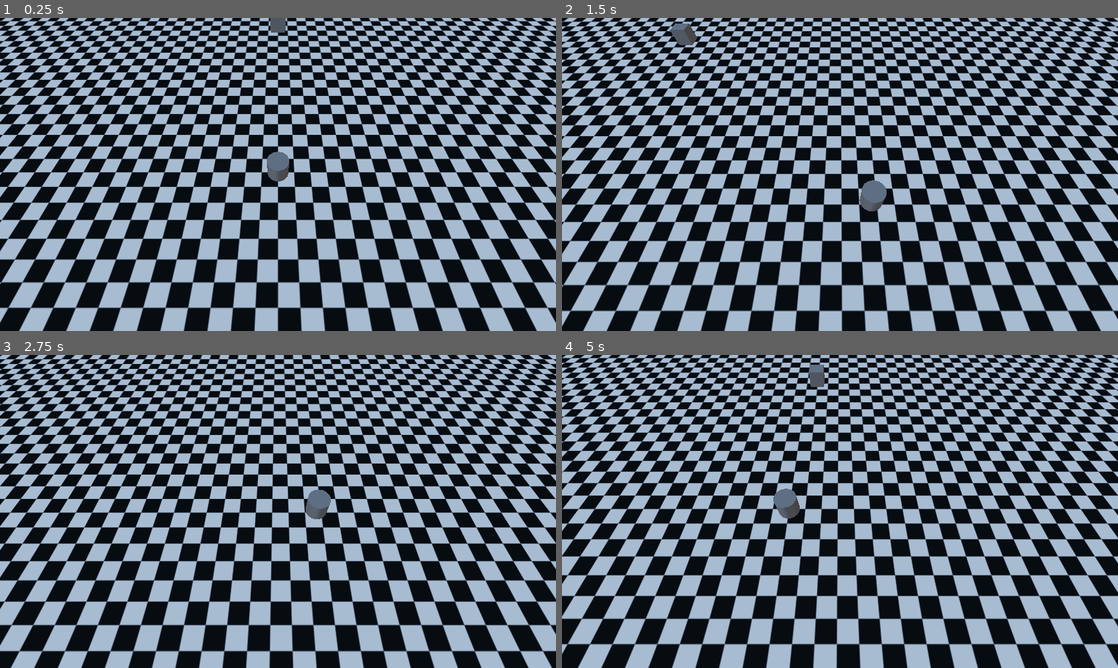
Above: before the commit, frames 1-4 (two rows, left to right).
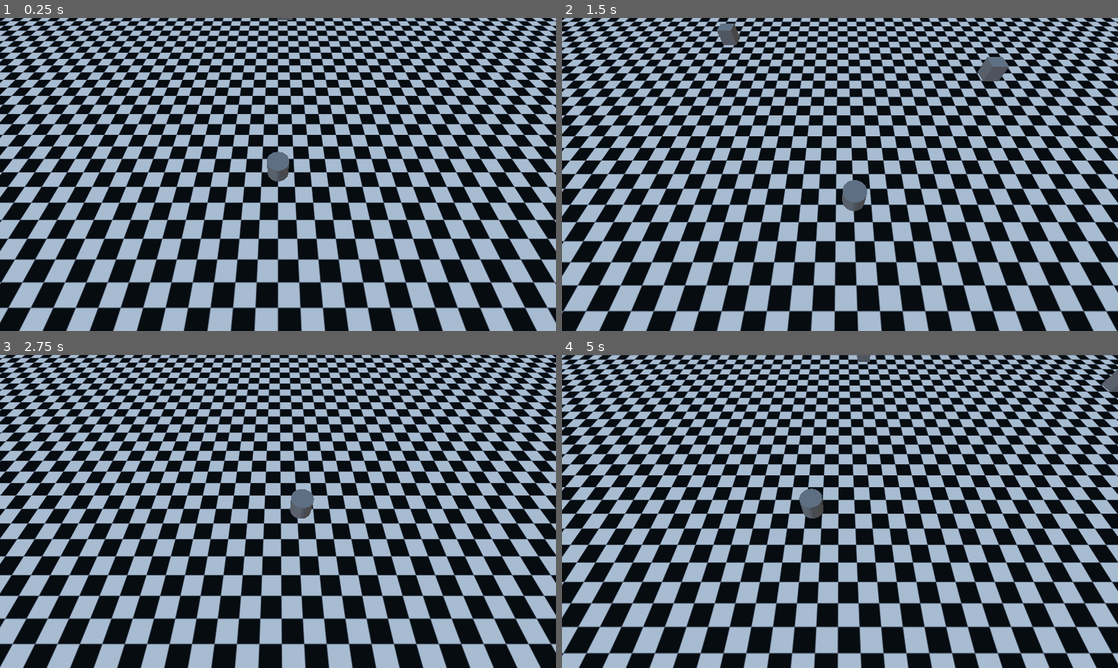
Above: after the commit, the same moments.

Repository: 0rbios/Haunted-Housekeeping
Game: Godot game, scene res://Temp/debug.tscn
Two runs of this game, one before a commit and one after it. Both use one fixed random seed, a clock stepped at 60 frames per second and the inputs below.
Inputs:
- Up to frame 1 (0.25 s): no input
- Up to frame 2 (1.5 s): tap Enter (ui_accept) at 0.5, 0.77, 1.07 s; hold Right (ui_right) 0.53-1.28 s; tap Home (ui_home) at 0.6 s; tap Space (Dash, bound only after the commit) at 0.8, 1.35 s; hold Down (ui_down) from 1.28 s (still down)
- Up to frame 3 (2.75 s): tap Enter (ui_accept) at 1.52, 1.82, 2.3 s; tap E (Interact, bound only after the commit) at 1.55, 2.1 s; release Down (ui_down) at 2.03 s; hold Right (ui_right) from 2.03 s (still down)
- Up to frame 4 (5 s): release Right (ui_right) at 2.78 s; hold Up (ui_up) 2.78-3.53 s; tap Enter (ui_accept) at 2.85, 3.02, 3.32, 3.77, 4.07, 4.52, 4.82 s; tap Home (ui_home) at 3.05, 3.6 s; hold Left (ui_left) from 3.53 s (still down); tap Space (Dash, bound only after the commit) at 3.8, 4.35 s; tap E (Interact, bound only after the commit) at 4.55 s

The runs differ from the first frame. In frame 1, 0.1% of the frame differs, in the area x 48-53%, y 0-5%; in frame 2, 40%; in frame 3, 58%; in frame 4, 75%, in the area x 0-100%, y 0-100%.

Commit message:
Adjusted Pickup Interaction Overlap - Updated Controls - Dashing Drops Held Items

Diff:
--- /dev/null
+++ b/Objects/Global.gd
@@ -0,0 +1,4 @@
+extends Node
+
+var playerCarry = false
+var playerHovering = false
--- a/Objects/Pickups/Script/pickup.gd
+++ b/Objects/Pickups/Script/pickup.gd
@@ -11,21 +11,29 @@
 		self.freeze = false
 		$Hitbox.disabled = false
 
-	if Input.is_action_just_pressed("ui_home"):
+	if Input.is_action_just_pressed("Interact"):
 		if canPickup:
 			isCarried = true
 		elif isCarried:
 			isCarried = false
+			canPickup = true
 			self.position = Vector3($"../Player".position.x, $"../Player".position.y, $"../Player".position.z)
+
+	if $"../Player".dashing and isCarried:
+		isCarried = false
+		canPickup = true
+		self.position = Vector3($"../Player".position.x, $"../Player".position.y, $"../Player".position.z)
 
 	if isCarried:
 		canPickup = false
 		self.position = Vector3($"../Player".position.x, $"../Player".position.y + 1, $"../Player".position.z)
 
 func _collision_enter(body: Node3D):
-	if body.is_in_group("player"):
+	if body.is_in_group("player") and global.playerHovering == false:
+		global.playerHovering = true
 		canPickup = true
 
 func _collision_exit(body: Node3D):
+	global.playerHovering = false
 	if body.is_in_group("player"):
 		canPickup = false
--- a/Objects/Pickups/pickup.tscn
+++ b/Objects/Pickups/pickup.tscn
@@ -5,6 +5,9 @@
 [sub_resource type="BoxShape3D" id="BoxShape3D_rfk7t"]
 
 [sub_resource type="BoxMesh" id="BoxMesh_l2ofb"]
+
+[sub_resource type="BoxShape3D" id="BoxShape3D_7kwjt"]
+size = Vector3(0.1, 1, 0.1)
 
 [node name="Object" type="RigidBody3D" unique_id=203089754]
 linear_velocity = Vector3(0, 0.1, 0)
@@ -19,7 +22,7 @@
 [node name="Pickup Box" type="Area3D" parent="." unique_id=286331205]
 
 [node name="Hitbox" type="CollisionShape3D" parent="Pickup Box" unique_id=1258640100]
-shape = SubResource("BoxShape3D_rfk7t")
+shape = SubResource("BoxShape3D_7kwjt")
 
 [connection signal="body_entered" from="Pickup Box" to="." method="_collision_enter"]
 [connection signal="body_exited" from="Pickup Box" to="." method="_collision_exit"]
--- a/Objects/Player/Scripts/player_movement.gd
+++ b/Objects/Player/Scripts/player_movement.gd
@@ -13,39 +13,39 @@
 
 func _physics_process(_delta):
 	if dashing == false:
-		if Input.is_action_just_pressed("ui_left"):
+		if Input.is_action_just_pressed("Left"):
 			horizontal = -1
-		elif horizontal == -1 and Input.is_action_just_released("ui_left"):
-			if Input.is_action_pressed("ui_right"):
+		elif horizontal == -1 and Input.is_action_just_released("Left"):
+			if Input.is_action_pressed("Right"):
 				horizontal = 1
 			else:
 				horizontal = 0
 
-		if Input.is_action_just_pressed("ui_right"):
+		if Input.is_action_just_pressed("Right"):
 			horizontal = 1
-		elif horizontal == 1 and Input.is_action_just_released("ui_right"):
-			if Input.is_action_pressed("ui_left"):
+		elif horizontal == 1 and Input.is_action_just_released("Right"):
+			if Input.is_action_pressed("Left"):
 				horizontal = -1
 			else:
 				horizontal = 0
 
-		if Input.is_action_just_pressed("ui_down"):
+		if Input.is_action_just_pressed("Down"):
 			long = 1
-		elif long == 1 and Input.is_action_just_released("ui_down"):
-			if Input.is_action_pressed("ui_down"):
+		elif long == 1 and Input.is_action_just_released("Down"):
+			if Input.is_action_pressed("Up"):
 				long = -1
 			else:
 				long = 0
 
-		if Input.is_action_just_pressed("ui_up"):
+		if Input.is_action_just_pressed("Up"):
 			long = -1
-		elif long == -1 and Input.is_action_just_released("ui_up"):
-			if Input.is_action_pressed("ui_up"):
+		elif long == -1 and Input.is_action_just_released("Up"):
+			if Input.is_action_pressed("Down"):
 				long = 1
 			else:
 				long = 0
 
-		if Input.is_action_just_pressed("ui_accept") and velocity != Vector3(0, 0, 0):
+		if Input.is_action_just_pressed("Dash") and velocity != Vector3(0, 0, 0):
 			speed = 330
 			dashing = true
 			$"Dash Timer".start()
@@ -60,40 +60,40 @@
 func _dash_complete():
 	speed = 110
 
-	if horizontal == -1 and !Input.is_action_pressed("ui_left"):
-		if Input.is_action_pressed("ui_right"):
+	if horizontal == -1 and !Input.is_action_pressed("Left"):
+		if Input.is_action_pressed("Right"):
 			horizontal = 1
 		else:
 			horizontal = 0
 
-	if horizontal == 1 and !Input.is_action_pressed("ui_right"):
-		if Input.is_action_pressed("ui_left"):
+	if horizontal == 1 and !Input.is_action_pressed("Right"):
+		if Input.is_action_pressed("Left"):
 			horizontal = -1
 		else:
 			horizontal = 0
 
-	if long == 1 and !Input.is_action_pressed("ui_down"):
-		if Input.is_action_pressed("ui_down"):
+	if long == 1 and !Input.is_action_pressed("Down"):
+		if Input.is_action_pressed("Up"):
 			long = -1
 		else:
 			long = 0
 
-	if long == -1 and !Input.is_action_pressed("ui_up"):
-		if Input.is_action_pressed("ui_up"):
+	if long == -1 and !Input.is_action_pressed("Up"):
+		if Input.is_action_pressed("Down"):
 			long = 1
 		else:
 			long = 0
 
 	if horizontal == 0:
-		if Input.is_action_pressed("ui_left"):
+		if Input.is_action_pressed("Left"):
 			horizontal = -1
-		if Input.is_action_pressed("ui_right"):
+		if Input.is_action_pressed("Right"):
 			horizontal = 1
 
 	if long == 0:
-		if Input.is_action_pressed("ui_up"):
+		if Input.is_action_pressed("Up"):
 			long = -1
-		if Input.is_action_pressed("ui_down"):
+		if Input.is_action_pressed("Down"):
 			long = 1
 
 	dashing = false
--- a/Temp/debug.tscn
+++ b/Temp/debug.tscn
@@ -26,9 +26,13 @@
 
 [node name="Player" parent="." unique_id=607617953 instance=ExtResource("2_rdi1l")]
 transform = Transform3D(1, 0, 0, 0, 1, 0, 0, 0, 1, 0, 0.5, 0)
+linear_damp = 13.0
 
 [node name="Camera" type="Camera3D" parent="Player" unique_id=21355786]
 transform = Transform3D(1, 0, 0, 0, 0.49999997, 0.86602545, 0, -0.86602545, 0.49999997, 0, 8, 5)
 
 [node name="Object" parent="." unique_id=194550230 instance=ExtResource("3_rdi1l")]
-transform = Transform3D(1, 0, 0, 0, 1, 0, 0, 0, 1, 0, 2, -11)
+transform = Transform3D(1, 0, 0, 0, 1, 0, 0, 0, 1, 0.46212244, 2.731835, -11)
+
+[node name="Object2" parent="." unique_id=203089754 instance=ExtResource("3_rdi1l")]
+transform = Transform3D(1, 0, 0, 0, 1, 0, 0, 0, 1, 18.570656, 4.685247, -6.6874313)
--- a/project.godot
+++ b/project.godot
@@ -15,6 +15,10 @@
 run/main_scene="uid://12wfu2blar8s"
 config/features=PackedStringArray("4.6", "Forward Plus")
 
+[autoload]
+
+global="*uid://b0jlbmaxwcwrn"
+
 [display]
 
 window/size/viewport_width=1280
@@ -25,6 +29,49 @@
 
 player=""
 
+[input]
+
+Up={
+"deadzone": 0.2,
+"events": [Object(InputEventJoypadMotion,"resource_local_to_scene":false,"resource_name":"","device":-1,"axis":1,"axis_value":-1.0,"script":null)
+, Object(InputEventKey,"resource_local_to_scene":false,"resource_name":"","device":-1,"window_id":0,"alt_pressed":false,"shift_pressed":false,"ctrl_pressed":false,"meta_pressed":false,"pressed":false,"keycode":0,"physical_keycode":87,"key_label":0,"unicode":119,"location":0,"echo":false,"script":null)
+, Object(InputEventKey,"resource_local_to_scene":false,"resource_name":"","device":-1,"window_id":0,"alt_pressed":false,"shift_pressed":false,"ctrl_pressed":false,"meta_pressed":false,"pressed":false,"keycode":0,"physical_keycode":4194320,"key_label":0,"unicode":0,"location":0,"echo":false,"script":null)
+]
+}
+Down={
+"deadzone": 0.2,
+"events": [Object(InputEventJoypadMotion,"resource_local_to_scene":false,"resource_name":"","device":-1,"axis":1,"axis_value":1.0,"script":null)
+, Object(InputEventKey,"resource_local_to_scene":false,"resource_name":"","device":-1,"window_id":0,"alt_pressed":false,"shift_pressed":false,"ctrl_pressed":false,"meta_pressed":false,"pressed":false,"keycode":0,"physical_keycode":83,"key_label":0,"unicode":115,"location":0,"echo":false,"script":null)
+, Object(InputEventKey,"resource_local_to_scene":false,"resource_name":"","device":-1,"window_id":0,"alt_pressed":false,"shift_pressed":false,"ctrl_pressed":false,"meta_pressed":false,"pressed":false,"keycode":0,"physical_keycode":4194322,"key_label":0,"unicode":0,"location":0,"echo":false,"script":null)
+]
+}
+Left={
+"deadzone": 0.2,
+"events": [Object(InputEventJoypadMotion,"resource_local_to_scene":false,"resource_name":"","device":-1,"axis":0,"axis_value":-1.0,"script":null)
+, Object(InputEventKey,"resource_local_to_scene":false,"resource_name":"","device":-1,"window_id":0,"alt_pressed":false,"shift_pressed":false,"ctrl_pressed":false,"meta_pressed":false,"pressed":false,"keycode":0,"physical_keycode":65,"key_label":0,"unicode":97,"location":0,"echo":false,"script":null)
+, Object(InputEventKey,"resource_local_to_scene":false,"resource_name":"","device":-1,"window_id":0,"alt_pressed":false,"shift_pressed":false,"ctrl_pressed":false,"meta_pressed":false,"pressed":false,"keycode":0,"physical_keycode":4194319,"key_label":0,"unicode":0,"location":0,"echo":false,"script":null)
+]
+}
+Right={
+"deadzone": 0.2,
+"events": [Object(InputEventJoypadMotion,"resource_local_to_scene":false,"resource_name":"","device":-1,"axis":0,"axis_value":1.0,"script":null)
+, Object(InputEventKey,"resource_local_to_scene":false,"resource_name":"","device":-1,"window_id":0,"alt_pressed":false,"shift_pressed":false,"ctrl_pressed":false,"meta_pressed":false,"pressed":false,"keycode":0,"physical_keycode":68,"key_label":0,"unicode":100,"location":0,"echo":false,"script":null)
+, Object(InputEventKey,"resource_local_to_scene":false,"resource_name":"","device":-1,"window_id":0,"alt_pressed":false,"shift_pressed":false,"ctrl_pressed":false,"meta_pressed":false,"pressed":false,"keycode":0,"physical_keycode":4194321,"key_label":0,"unicode":0,"location":0,"echo":false,"script":null)
+]
+}
+Dash={
+"deadzone": 0.2,
+"events": [Object(InputEventKey,"resource_local_to_scene":false,"resource_name":"","device":-1,"window_id":0,"alt_pressed":false,"shift_pressed":false,"ctrl_pressed":false,"meta_pressed":false,"pressed":false,"keycode":0,"physical_keycode":32,"key_label":0,"unicode":32,"location":0,"echo":false,"script":null)
+, Object(InputEventJoypadButton,"resource_local_to_scene":false,"resource_name":"","device":-1,"button_index":0,"pressure":0.0,"pressed":true,"script":null)
+]
+}
+Interact={
+"deadzone": 0.2,
+"events": [Object(InputEventJoypadButton,"resource_local_to_scene":false,"resource_name":"","device":-1,"button_index":1,"pressure":0.0,"pressed":true,"script":null)
+, Object(InputEventKey,"resource_local_to_scene":false,"resource_name":"","device":-1,"window_id":0,"alt_pressed":false,"shift_pressed":false,"ctrl_pressed":false,"meta_pressed":false,"pressed":false,"keycode":0,"physical_keycode":69,"key_label":0,"unicode":101,"location":0,"echo":false,"script":null)
+]
+}
+
 [physics]
 
 3d/physics_engine="Jolt Physics"
Not shown, added: Objects/Global.gd.uid
